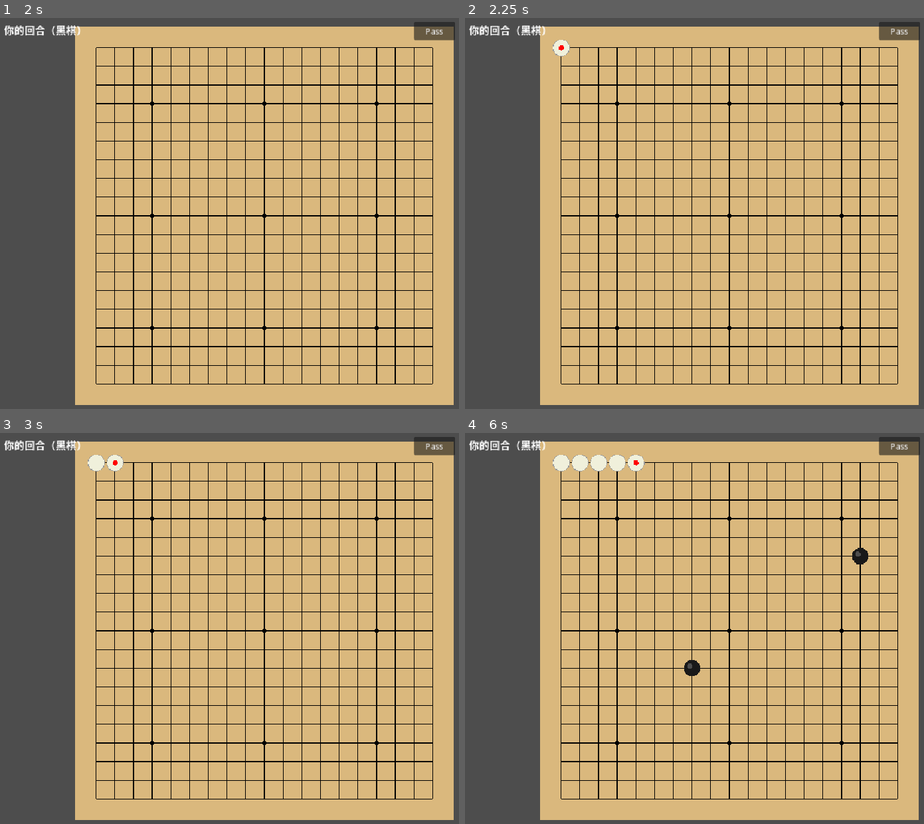
Above: before the commit, frames 1-4 (two rows, left to right).
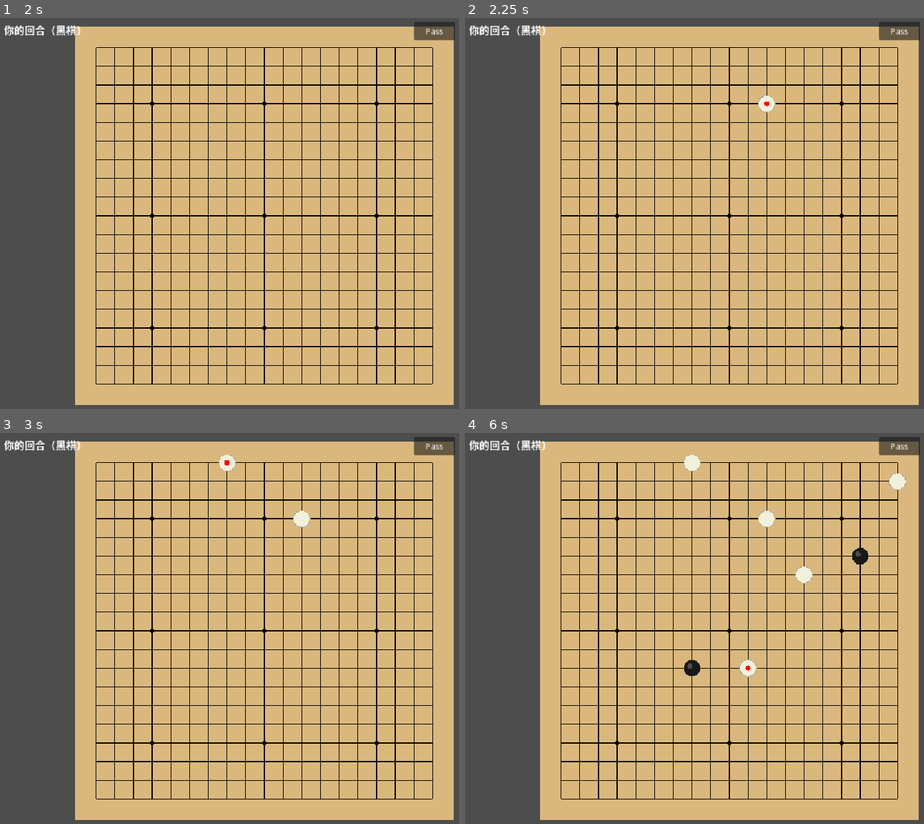
Above: after the commit, the same moments.

Repository: SSSxSSSxSSS/WeiQi
Game: Godot game, scene res://src/scenes/main.tscn
Same seed, same stepped clock (60 frames per second), same inputs: the game is played once before the commit and once after it.
Inputs (mouse positions are in pixels of both pictures, inside the frame that each line leads up to):
- Up to frame 1 (2 s): click "执黑先手" at 0.5 s; click "简单（随机）" at 1.25 s
- Up to frame 2 (2.25 s): click "Pass" at 2 s
- Up to frame 3 (3 s): click "Pass" at 2.75 s
- Up to frame 4 (6 s): click "Pass" at 3.5 s; tap Enter at 4.25, 5.75 s; move the mouse to (845, 612) at 4.27 s; hold Shift 4.28-5 s; click (845, 612) at 4.42 s; tap Space at 5 s; drag from (621, 651) to (703, 710) at 5.02 s; move the mouse to (781, 542) at 5.77 s; tap Ctrl at 5.85 s; click (781, 542) at 5.92 s

Frame 1 is identical in both runs. In frame 2, 0.3% of the frame differs, in the area x 19-68%, y 5-25%; in frame 3, 0.5%; in frame 4, 1.3%, in the area x 19-97%, y 5-63%.

Commit message:
fix: GoRules 在循环内创建，避免 _ko_hash 状态污染 AI 候选评估

Diff:
--- a/src/ai/ai_heuristic.gd
+++ b/src/ai/ai_heuristic.gd
@@ -12,12 +12,12 @@
 ## 对所有合法落子打分，返回最高分位置
 func get_move(board: Board, color: Stone.Type) -> Vector2i:
     var candidates: Array[Dictionary] = []  # [{pos, score}]
-    var rules := GoRules.new()
     var opponent := Stone.opponent(color)
 
     for row in Board.SIZE:
         for col in Board.SIZE:
             var test_board := board.clone()
+            var rules := GoRules.new()
             var result := rules.play_move(test_board, row, col, color)
             if not result.valid:
                 continue
--- a/src/ai/ai_random.gd
+++ b/src/ai/ai_random.gd
@@ -4,12 +4,11 @@
 
 ## 从所有合法落子中随机选一个，无合法落子则 pass
 func get_move(board: Board, color: Stone.Type) -> Vector2i:
-    randomize()
     var candidates: Array[Vector2i] = []
-    var rules := GoRules.new()
     for row in Board.SIZE:
         for col in Board.SIZE:
             var test_board := board.clone()
+            var rules := GoRules.new()
             var result := rules.play_move(test_board, row, col, color)
             if result.valid:
                 candidates.append(Vector2i(row, col))
